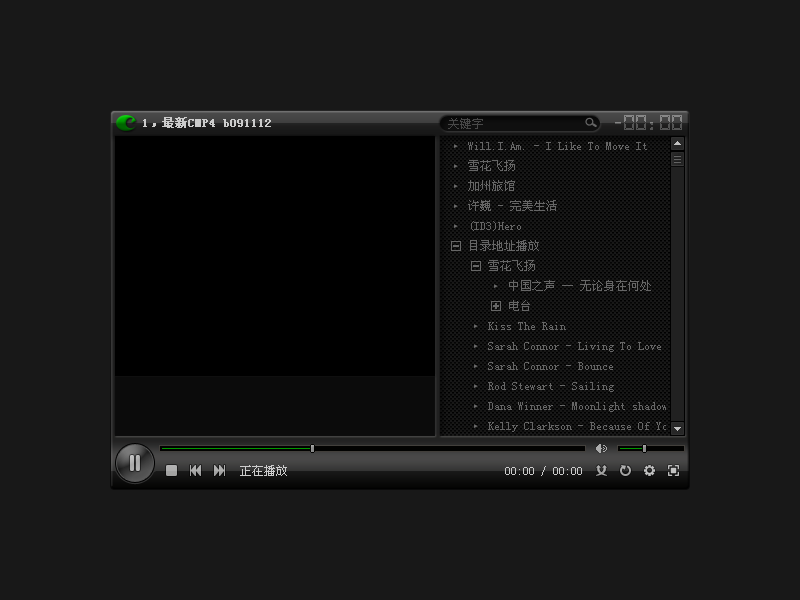
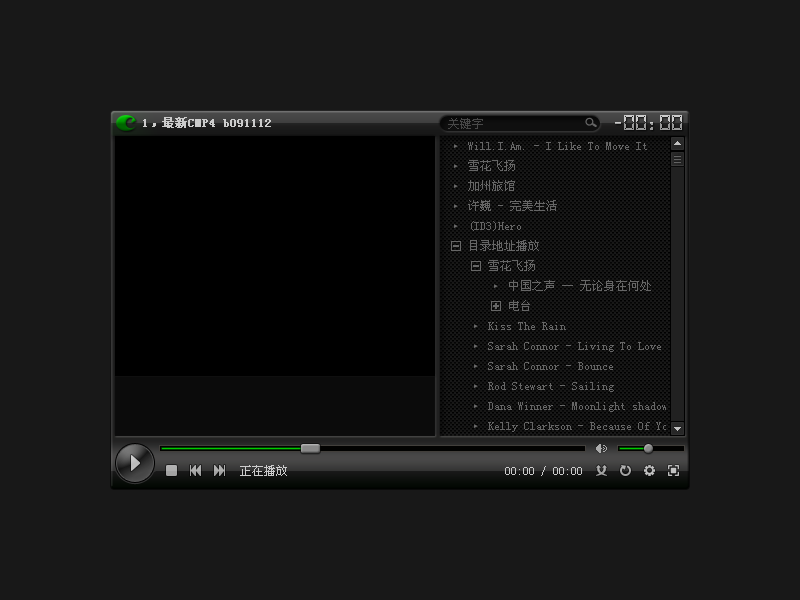
Two versions of the same layered image (800 x 600). Layer-by-layer changes:
added layer "形状 20" in group "进度" over [300, 444, 321, 453]
hid "图层 27 副本 2" over [310, 444, 315, 453]
removed layer "图层 27 副本" from group "进度" over [642, 444, 647, 453]
removed layer "图层 27" from group "音量" over [642, 444, 647, 453]
added layer "形状 19" in group "音量" over [643, 444, 653, 453]
hid "形状 16" over [129, 455, 140, 471]
showed "形状 10" over [131, 455, 141, 471]
added layer "形状 17" in group "bg" over [111, 111, 151, 136]
